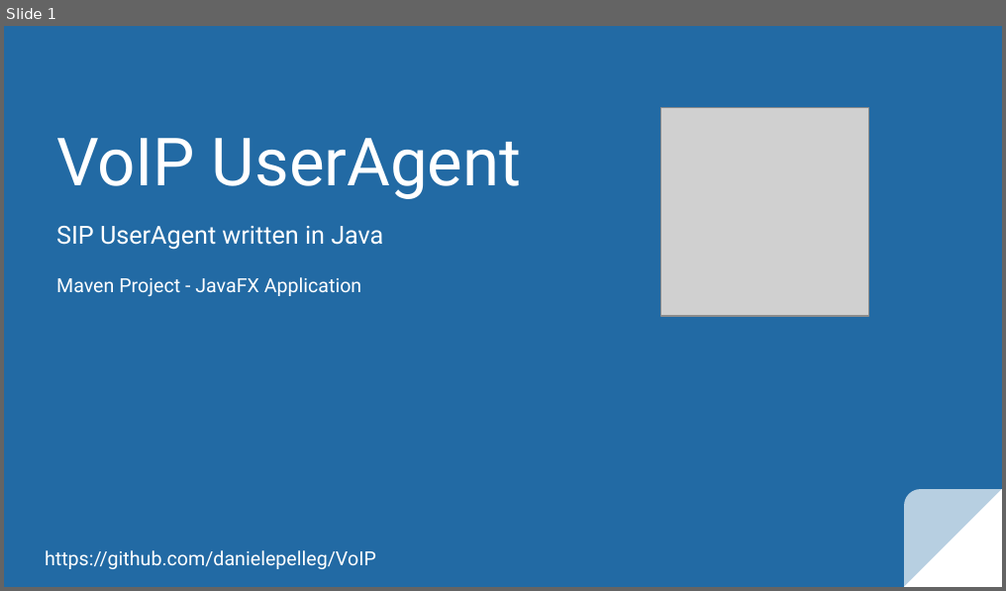
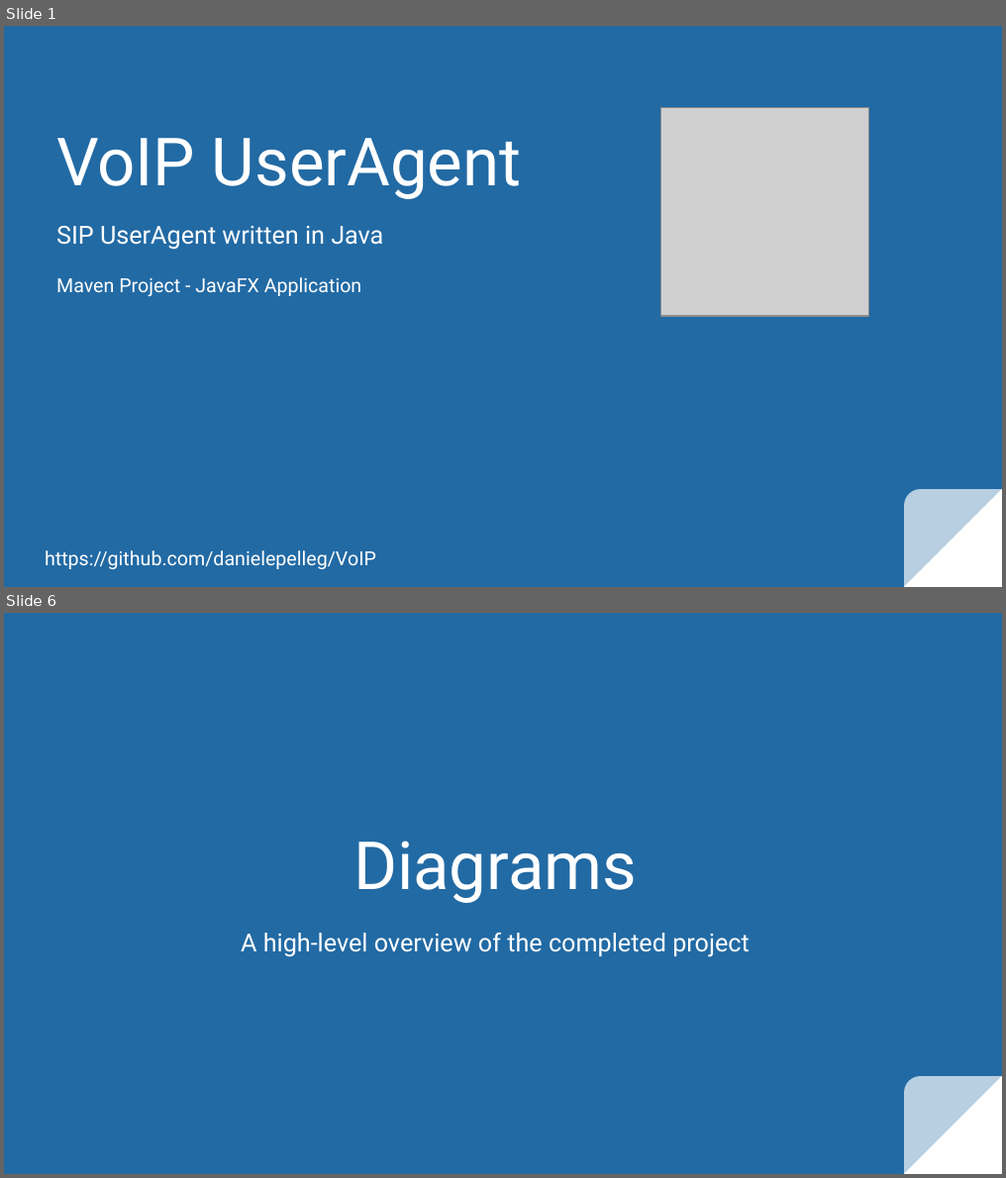
Before and after one commit to silversoft77/VoIP-UserAgent, a slide deck: Documentation/VoIP UserAgent - Presentation.pptx. Shown one above the other, each under a label of ours: slide 1 before the commit, slides 1 and 6 after it; the slides between them are not shown. The pictures are 1006x591 and 1006x1178 pixels, drawn with LibreOffice and Linux fonts; fonts in the diff are those of the drawing; grey boxes stand for pictures. Boxes give left, top, right and bottom in pixels: in the first picture for what was removed or moved away, otherwise in the second. Text is boxed around its words. In the diff, an @@ line names an element or a change of style, - is before the commit and + after.

```diff
--- a/Documentation/VoIP UserAgent - Presentation.pptx
+++ b/Documentation/VoIP UserAgent - Presentation.pptx
@@ slide 6 added at (4, 613, 1002, 1174), background #226AA4; not listed: 2 template elements that a slide beside it also shows @@
@@ title added at (353, 841, 637, 903), 48 pt, text #FFFFFF @@
+Diagrams
@@ subtitle added at (241, 933, 749, 958), 18 pt, text #FFFFFF @@
+A high-level overview of the completed project
```
Also in this commit, not shown: 5 slides changed, 3 other slides added, 4 slides removed, 3 other files.
